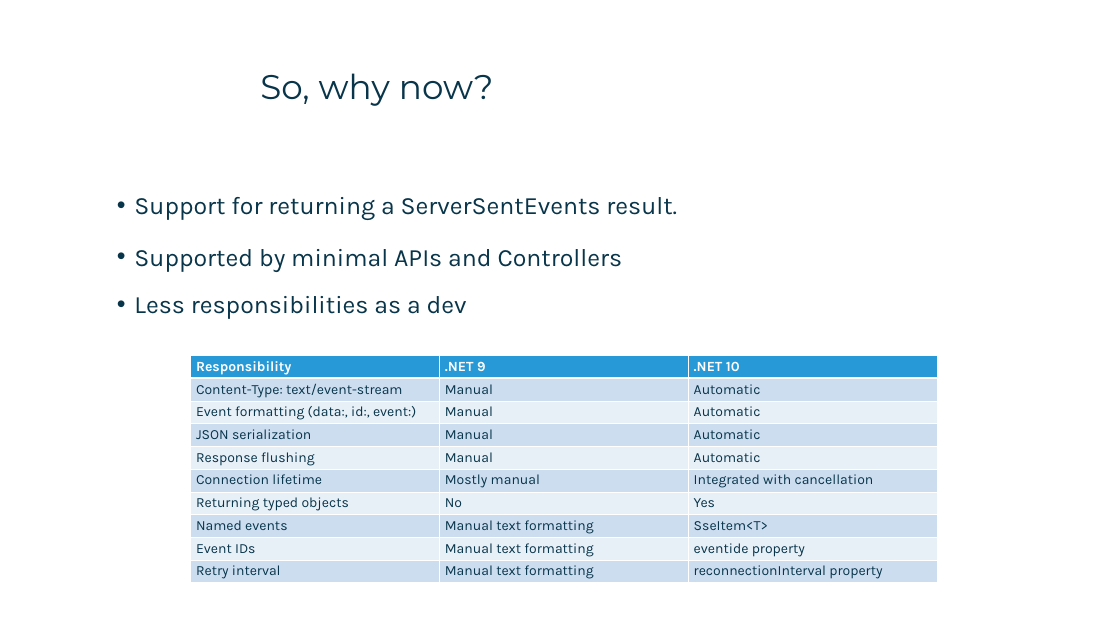
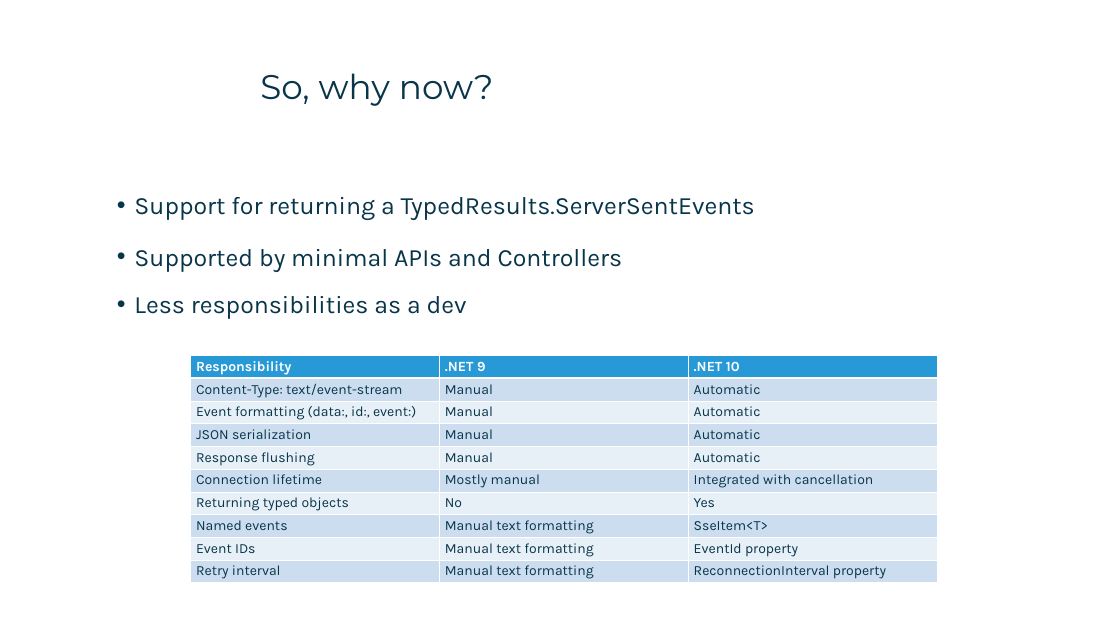
Before and after one commit to tiger4589/sse-signalr-demo, a slide deck: slide 6 of SSE vs SignalR.pptx. Drawn at 1120x630 pixels with LibreOffice and Linux fonts; fonts in the diff are those of the drawing; background and template pictures are left out. Boxes give left, top, right and bottom in pixels: in the first picture for what was removed or moved away, otherwise in the second. Text is boxed around its words. In the diff, an @@ line names an element or a change of style, - is before the commit and + after.

```diff
--- a/SSE vs SignalR.pptx
+++ b/SSE vs SignalR.pptx
@@ text at (134,197,755,220): text changed @@
-• Support for returning a ServerSentEvents result.
+• Support for returning a TypedResults.ServerSentEvents
@@ table at (190,356,936,583) @@
-row 9, column 3: eventide property
+row 9, column 3: EventId property
-row 10, column 3: reconnectionInterval property
+row 10, column 3: ReconnectionInterval property
```
Also in this commit, not shown: 4 other slides changed.
